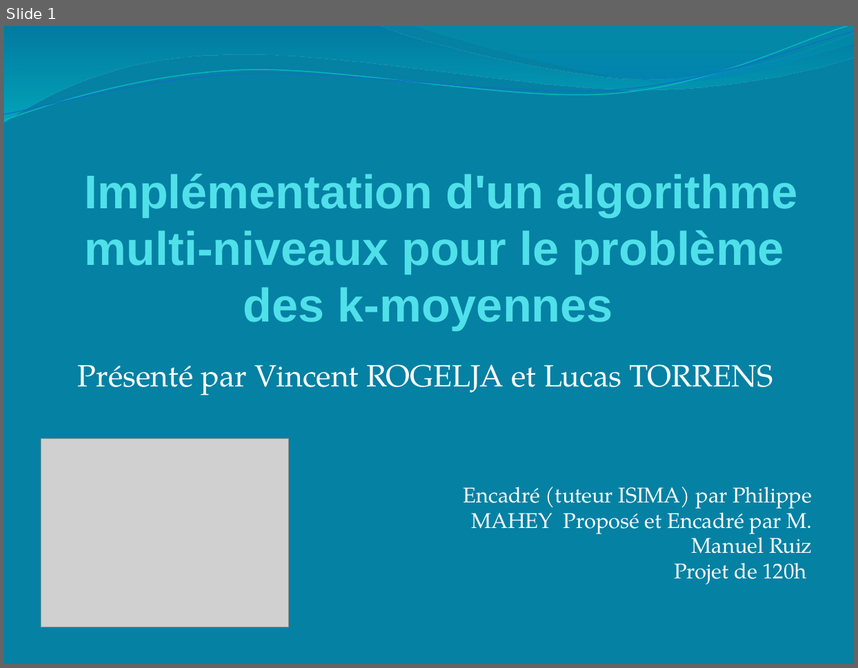
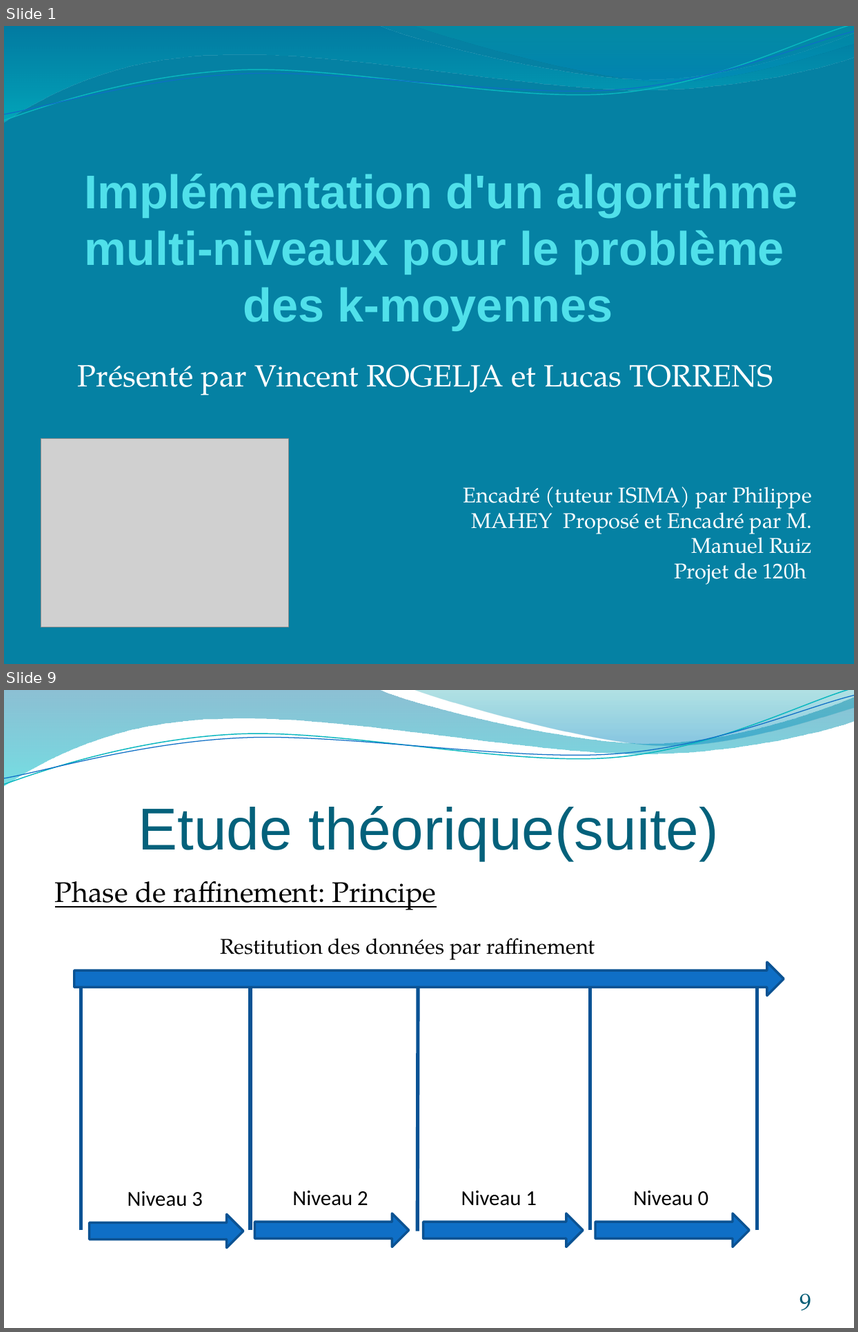
Before and after one commit to rogelja/Projet, a slide deck: PowerPoint/Présentation soutenance.pptx. Shown one above the other, each under a label of ours: slide 1 before the commit, slides 1 and 9 after it; the slides between them are not shown. The pictures are 858x668 and 858x1332 pixels, drawn with LibreOffice and Linux fonts; fonts in the diff are those of the drawing; grey boxes stand for pictures. Boxes give left, top, right and bottom in pixels: in the first picture for what was removed or moved away, otherwise in the second. Text is boxed around its words. In the diff, an @@ line names an element or a change of style, - is before the commit and + after.

```diff
--- a/PowerPoint/Présentation soutenance.pptx
+++ b/PowerPoint/Présentation soutenance.pptx
@@ slide 9 added at [4, 690, 854, 1328], background #FFFFFF; not listed: 4 template elements that a slide beside it also shows @@
@@ title added at [139, 806, 719, 860], 50 pt, text #04617B @@
+Etude théorique(suite)
@@ text added at [55, 881, 437, 910], 24.1 pt, text #000000, underline @@
+Phase de raffinement: Principe
@@ group added at [74, 938, 784, 1247]: 5 right arrows, 5 texts, 5 lines @@
+Restitution des données par raffinement
+Niveau 3
+Niveau 2
+Niveau 1
+Niveau 0
@@ page number added at [800, 1293, 811, 1310], 20 pt, text #045D75 @@
+9
```
Also in this commit, not shown: 6 slides changed, 5 other slides added, 2 slides removed, 5 other files.
